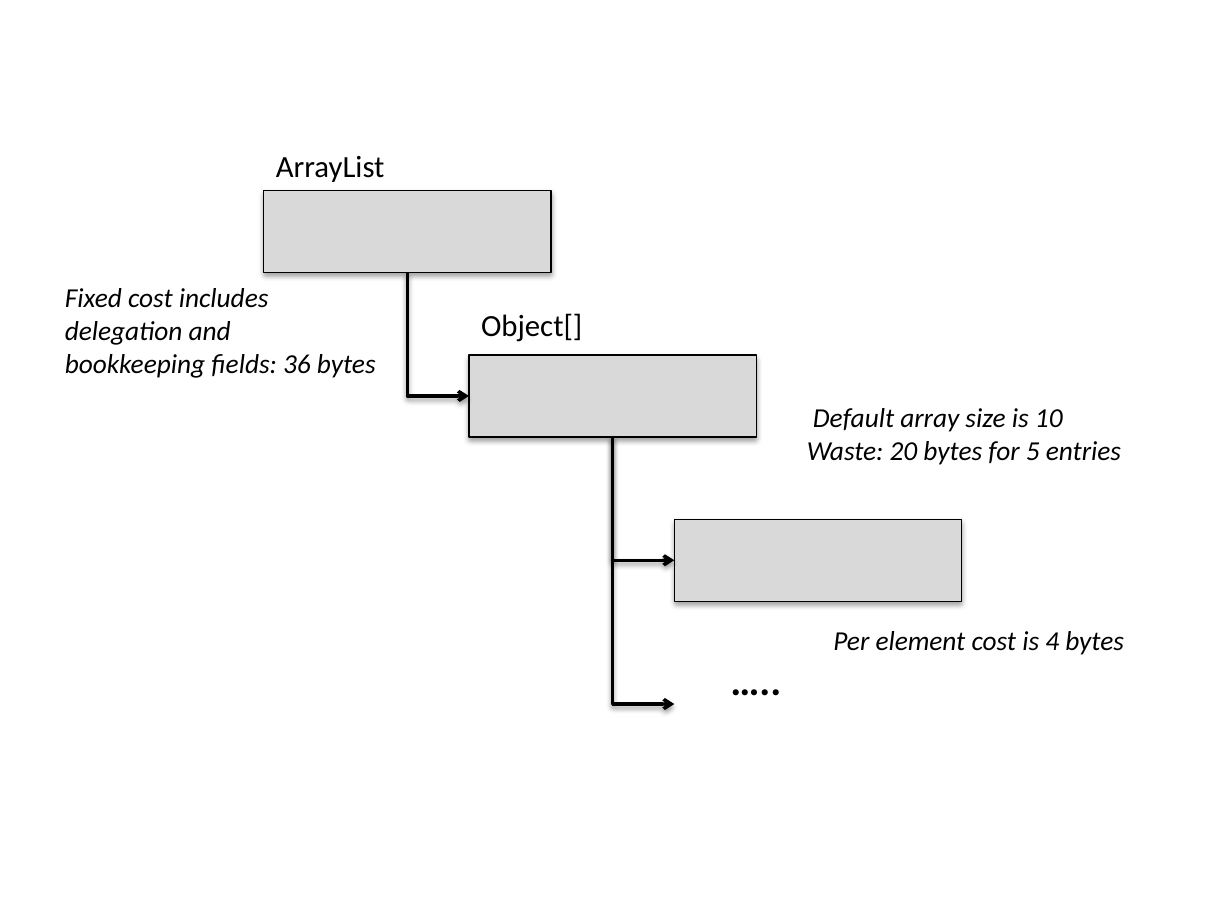
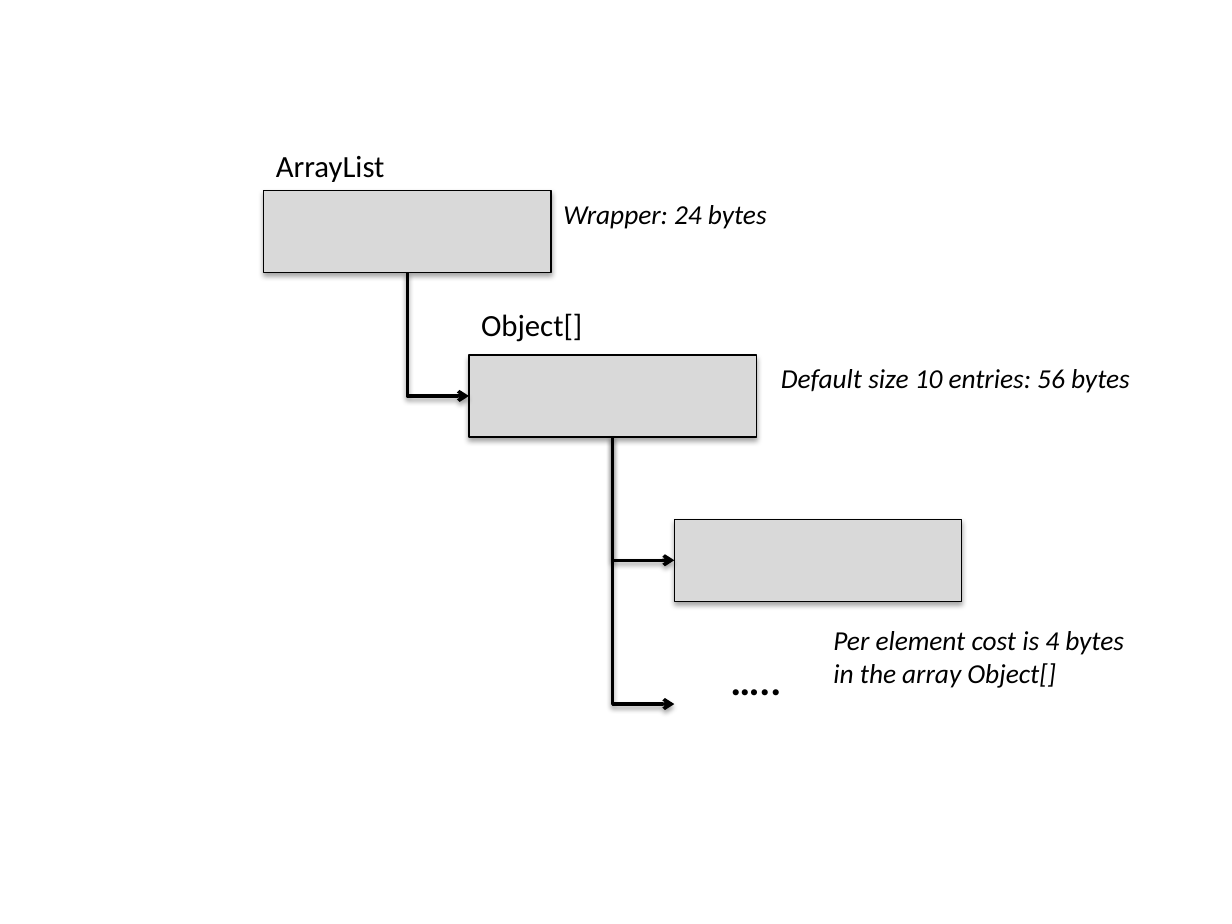
Before and after one commit to TheRuncibleTuner/bloatbook, a slide deck: slide 1 of part1/Figures/collections/arraylist.pptx. Drawn at 1232x924 pixels with LibreOffice and Linux fonts; fonts in the diff are those of the drawing. Boxes give left, top, right and bottom in pixels: in the first picture for what was removed or moved away, otherwise in the second. Text is boxed around its words. In the diff, an @@ line names an element or a change of style, - is before the commit and + after.

```diff
--- a/part1/Figures/collections/arraylist.pptx
+++ b/part1/Figures/collections/arraylist.pptx
@@ text at (563, 205, 767, 229): text changed @@
-Fixed cost includes
-delegation and
-bookkeeping fields: 36 bytes
+Wrapper: 24 bytes
@@ text at (781, 369, 1130, 393): text changed @@
-Default array size is 10
-Waste: 20 bytes for 5 entries
+Default size 10 entries: 56 bytes
@@ text at (833, 663, 1056, 688): paragraph added @@
+in the array Object[]
```
Also in this commit, not shown: 3 other files.
